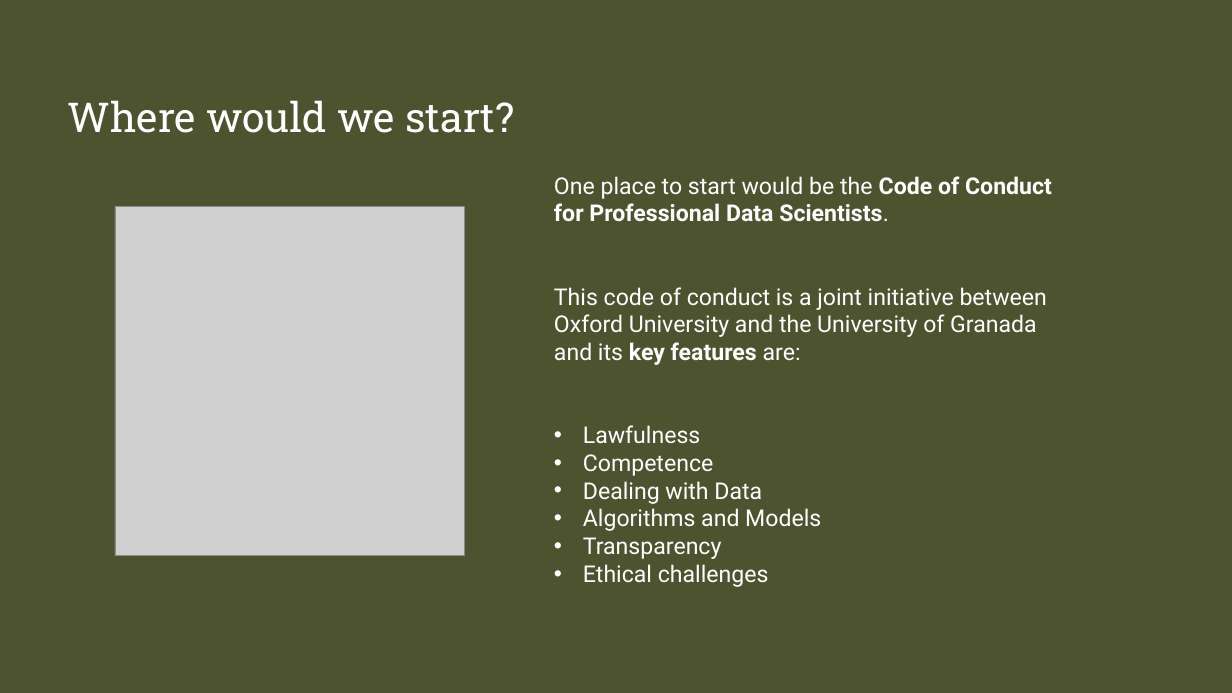
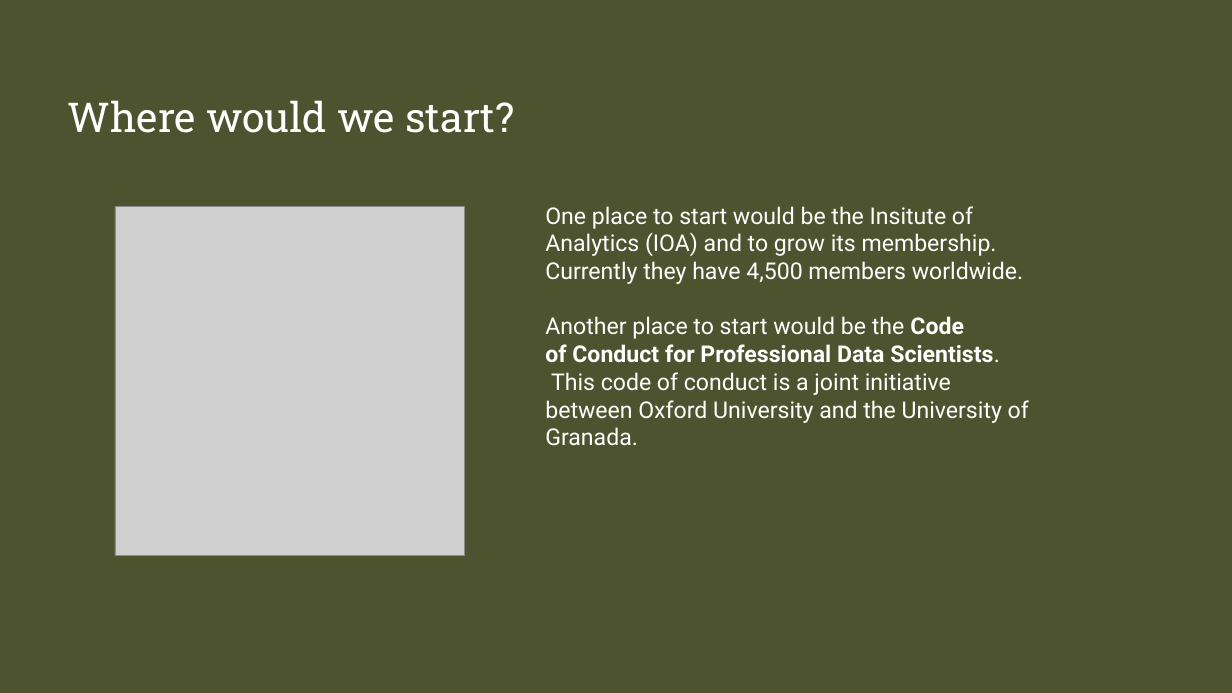
Before and after one commit to iamstu12/codeclan_homework_StuartM-, a slide deck: slide 8 of week_03/day_5/ethics_communication_project/Ethics and Communication.pptx. Drawn at 1232x693 pixels with LibreOffice and Linux fonts; fonts in the diff are those of the drawing; grey boxes stand for pictures. Boxes give left, top, right and bottom in pixels: in the first picture for what was removed or moved away, otherwise in the second. Text is boxed around its words. In the diff, an @@ line names an element or a change of style, - is before the commit and + after.

```diff
--- a/week_03/day_5/ethics_communication_project/Ethics and Communication.pptx
+++ b/week_03/day_5/ethics_communication_project/Ethics and Communication.pptx
@@ text at [545, 206, 1029, 446]: text changed @@
-One place to start would be the Code of Conduct for Professional Data Scientists.
-This code of conduct is a joint initiative between Oxford University and the University of Granada and its key features are:
-• Lawfulness
-• Competence
-• Dealing with Data
-• Algorithms and Models
-• Transparency
-• Ethical challenges
+One place to start would be the Insitute of Analytics (IOA) and to grow its membership. Currently they have 4,500 members worldwide.
+Another place to start would be the Code of Conduct for Professional Data Scientists. This code of conduct is a joint initiative between Oxford University and the University of Granada.
```
Also in this commit, not shown: 3 other slides changed.
